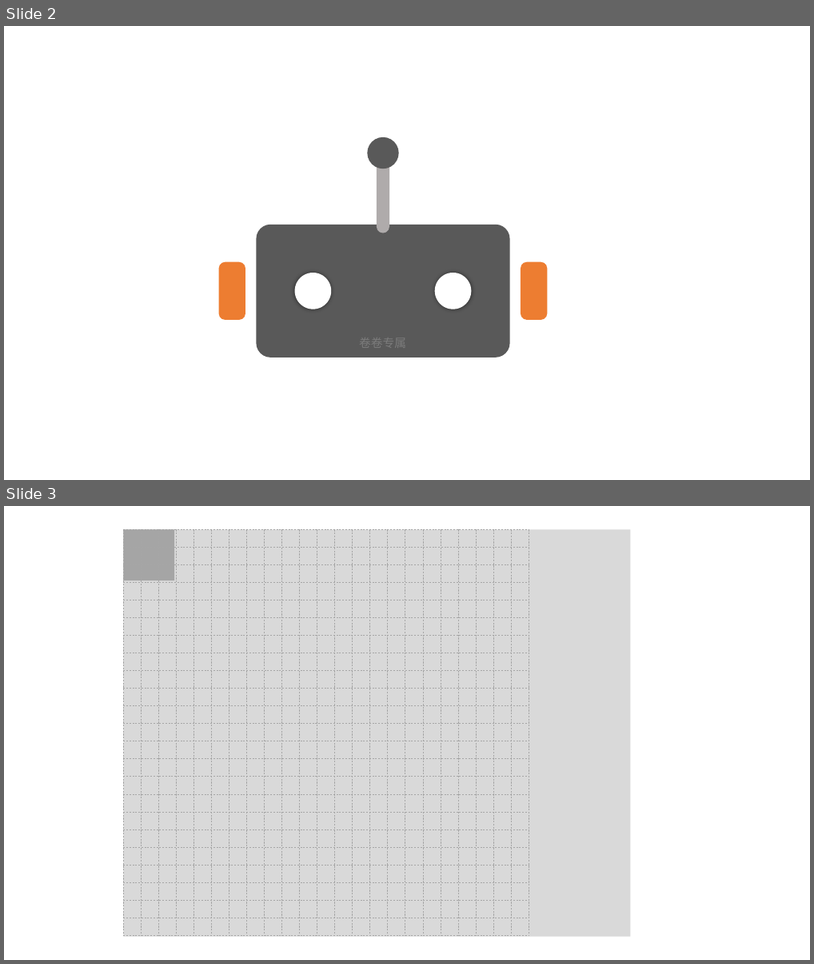
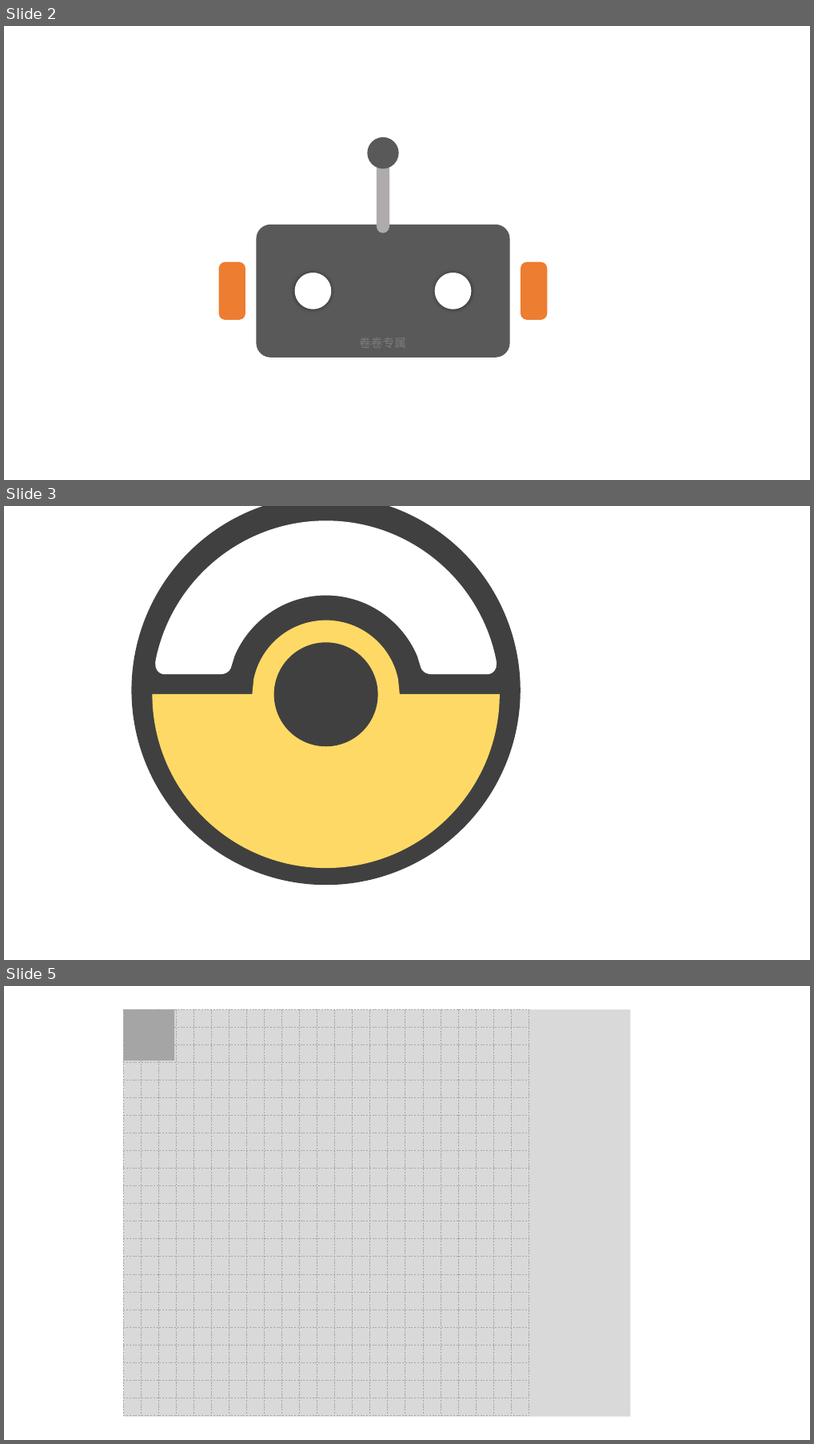
Before and after one commit to zyldgd/Sorting_System, a slide deck: arch.pptx. Shown one above the other, each under a label of ours: slides 2 and 3 before the commit, slides 2, 3 and 5 after it; the slides between them are not shown. The pictures are 814x964 and 814x1444 pixels, drawn with LibreOffice and Linux fonts; fonts in the diff are those of the drawing. Boxes give left, top, right and bottom in pixels: in the first picture for what was removed or moved away, otherwise in the second. Text is boxed around its words. In the diff, an @@ line names an element or a change of style, - is before the commit and + after.

```diff
--- a/arch.pptx
+++ b/arch.pptx
@@ slide 3 added at box(4, 506, 810, 960), background #FFFFFF @@
@@ ellipse added at box(132, 506, 521, 884), fill #404040 @@
@@ freeform shape added at box(155, 520, 497, 674), fill #FFFFFF @@
@@ freeform shape added at box(152, 620, 500, 868), fill #FFD966 @@
@@ ellipse added at box(274, 642, 378, 746), fill #404040 @@
@@ what was slide 3 is now slide 5 @@
```
Also in this commit, not shown: 1 other slide added, 7 other files.
